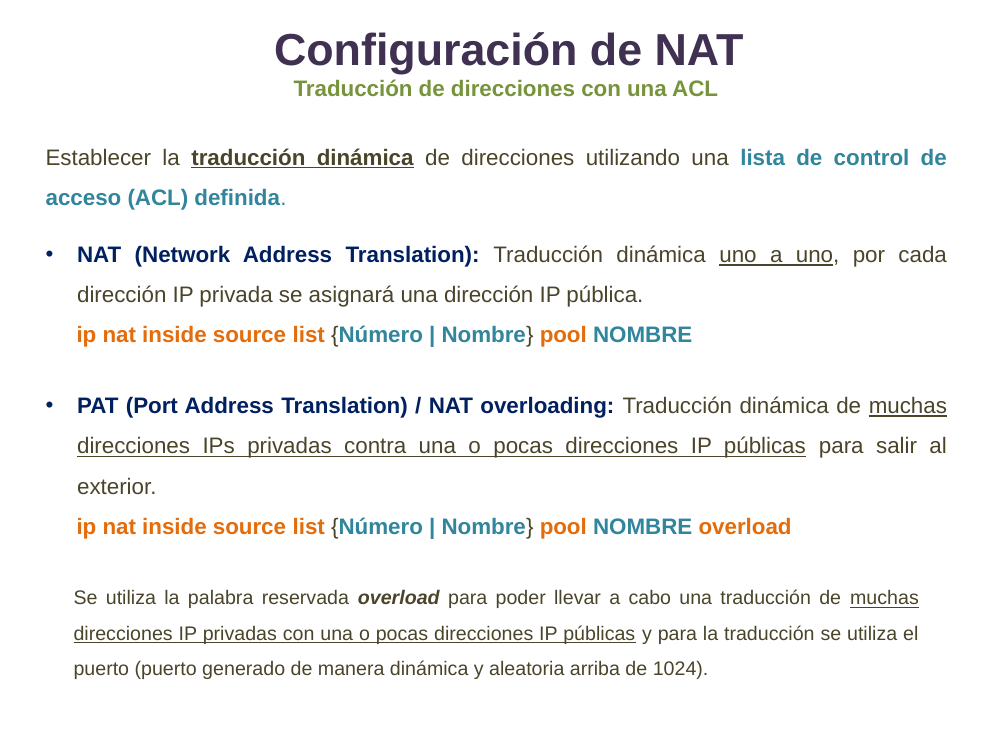
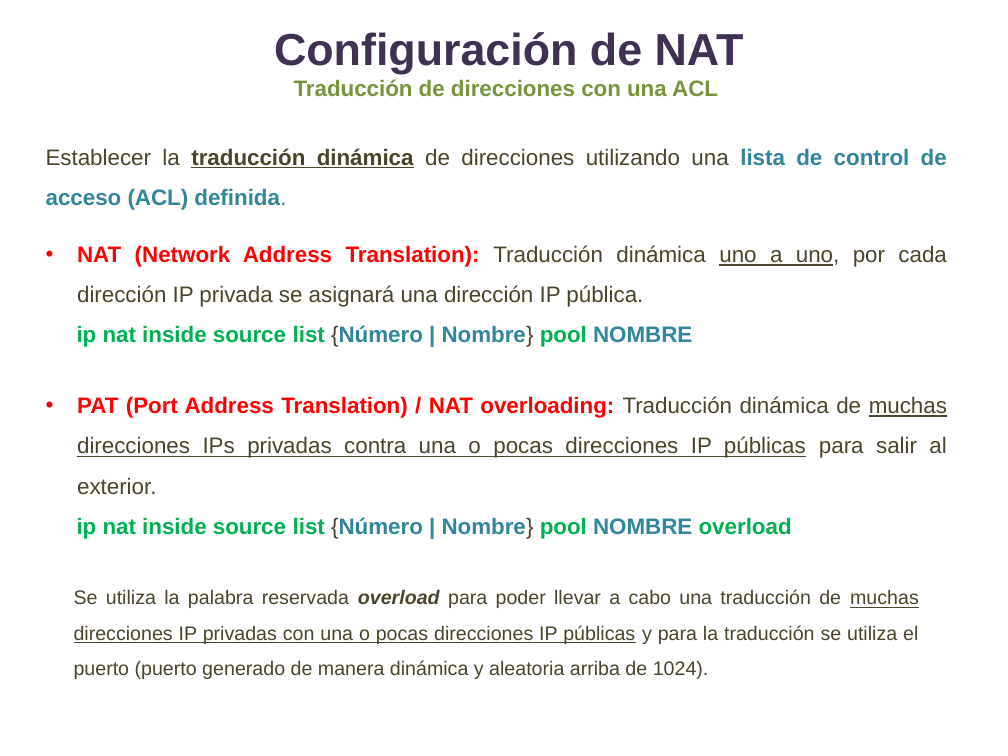
Before and after one commit to lizetheP/Seguridad, a slide deck: slide 9 of Calendario/Presentaciones/9_NAT.pptx. Drawn at 1008x756 pixels with LibreOffice and Linux fonts; fonts in the diff are those of the drawing. Boxes give left, top, right and bottom in pixels: in the first picture for what was removed or moved away, otherwise in the second. Text is boxed around its words. In the diff, an @@ line names an element or a change of style, - is before the commit and + after.

```diff
--- a/Calendario/Presentaciones/9_NAT.pptx
+++ b/Calendario/Presentaciones/9_NAT.pptx
@@ text at bbox=[77, 245, 947, 539]: text colour #002060 to #FF0000 in "NAT (Network Address Translation):", "PAT (Port Address Translation) / NAT overloading:"; text colour #E46C0A to #00B050 in "ip nat inside source list pool", "ip nat inside source list pool overload" @@
```
Also in this commit, not shown: 4 other files.
